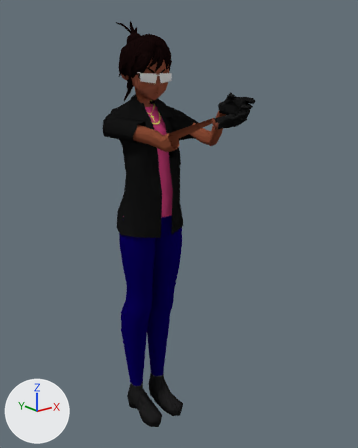
A saved change to the Blender file SourceAssets/Media/IcePick/IcePick_GetTheBag.blend.
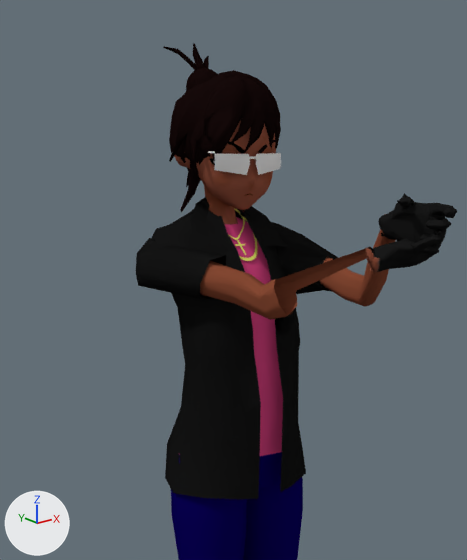
Each version appears first whole from a camera (50 mm lens) standing at (-7.52, -10.64, 10.03) and looking at (0.21, -0.99, 6.17), and next in a close-up on the part from 11% to 73% of the width and 0% to 60% of the height. Every picture has the same lights, and +X, +Y and +Z are marked at lower left. The last two pictures show the newer version.

The first close-up shows 'IcePick'.
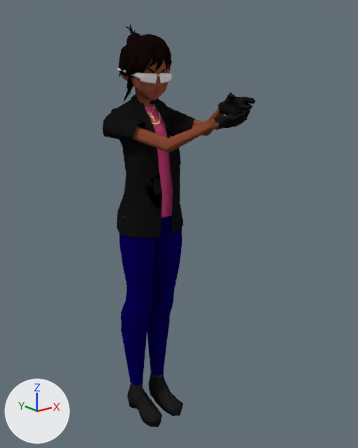
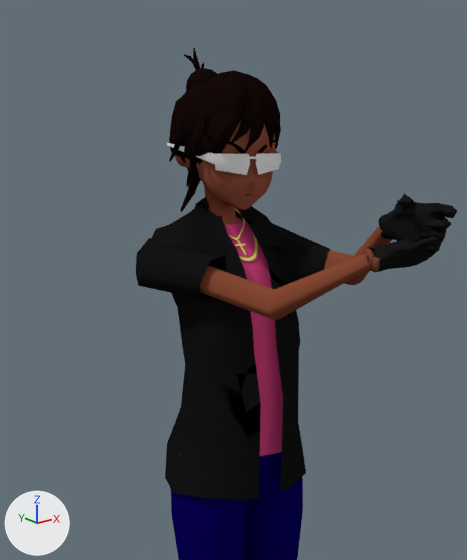
Where the change shows, as pixel boxes (x1, y1, x2, y2) in the close-ups (467 x 560 px; the box of a moved part takes in the faces that stretch with it):
'IcePick', reshaped
    before: (136, 43, 457, 560)
    after: (136, 48, 457, 560)
part 1 of me_icepick, moved or reshaped
    before: (188, 43, 206, 78)
    after: (193, 48, 201, 71)
part 2 of me_icepick, moved or reshaped
    before: (163, 46, 199, 71)
    after: (184, 54, 198, 70)
part 3 of me_icepick, added (brown)
    after: (200, 251, 373, 320)
part 4 of me_icepick, reshaped
    before: (200, 56, 445, 320)
    after: (167, 62, 445, 283)
part 5 of me_icepick, surface changed
    before: (207, 59, 395, 307)
    after: (201, 66, 392, 285)

The change, as a diff of the scene's bpy script:
```diff
--- a/SourceAssets/Media/IcePick/IcePick_GetTheBag.blend.py
+++ b/SourceAssets/Media/IcePick/IcePick_GetTheBag.blend.py
@@ me_icepick @@
 # used by ob_icepick; location = (0.0, 0.0, 0.0)
-me_icepick.from_pydata(...)  # 6578 vertices, 11229 faces; spans x -1.29..1.21, y -3.13..1.11, z 0.0..11.23
+me_icepick.from_pydata(...)  # 6213 vertices, 10520 faces, 7 loose edges; spans x -1.29..1.05, y -3.13..1.03, z 0.0..11.18
+# me_icepick part 1: the loose piece of 20 vertices spanning x -0.02..0.26, y 0.67..1.11, z 10.65..11.23 is scaled about its middle by (0.667, 0.667, 1), then moved by (-0.01, 0.0, -0.06)
+# me_icepick part 2: the loose piece of 20 vertices spanning x -0.21..0.15, y 0.67..1.11, z 10.75..11.17 is scaled about its middle by (0.381, 0.667, 1), then moved by (0.13, 0.0, -0.08)
+# me_icepick part 3: a new loose piece of 84 vertices spanning x -0.89..0.28, y -2.42..-0.2, z 8.12..8.96, in mat_streetoutfit (picture img_streetoutfit_png)
+# me_icepick part 4: 284 vertices moved from x -0.48..1.15, y -2.98..1.02, z 8.18..11.09 to x -0.46..1.04, y -2.99..0.98, z 8.42..11.0; 576 vertices removed from x -0.99..1.21, y -2.94..1.03, z 8.14..11.09; 135 vertices added at x -0.67..1.05, y -2.95..0.98, z 8.36..11.01
+# me_icepick part 5: 88 kept faces spanning x 0.2..1.04, y -2.29..0.94, z 8.42..10.97 get new texture (UV) coordinates
+# other edits to the shape of me_icepick do not show in these pictures
 me_icepick.materials.append(mat_streetoutfit)
```
